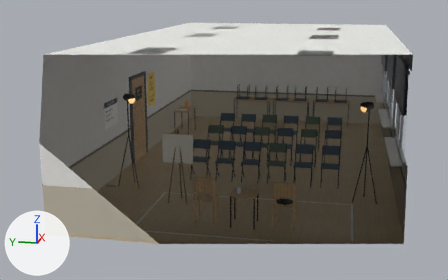
The glTF model assets/models/env/second_ai/boya_203.glb as it was, and as the next commit left it.
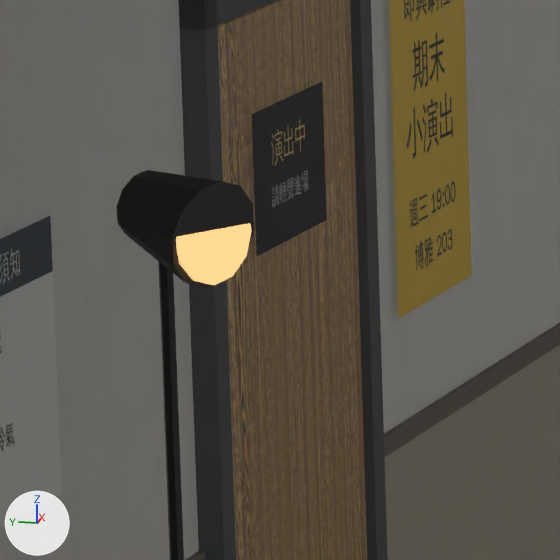
The first picture shows the older version from a 50 mm camera at (-15.22, -2.09, 4.35) aimed at (-0.41, 0.87, 0.65). The close-ups show the older and then the newer version on the part from 25% to 36% of the width and 28% to 46% of the height of that picture. Only the edits that show in the close-ups are written down. Arrows for +X, +Y and +Z are at lower left; the lights stay in place. Everything nearer to the camera than a plane just in front of the edit is cut away. Where no turn or scale is listed for an object, it has been applied to the vertices. Vertices at exactly the same position are counted once.

The first close-up shows 'WALL_N_door', 'WALL_N_print', 'WALL_N_trim', 'WALL_N_wain', 'WALL_N_wall', 'boya_203_metal', 'boya_203_props', 'boya_203_warm'.
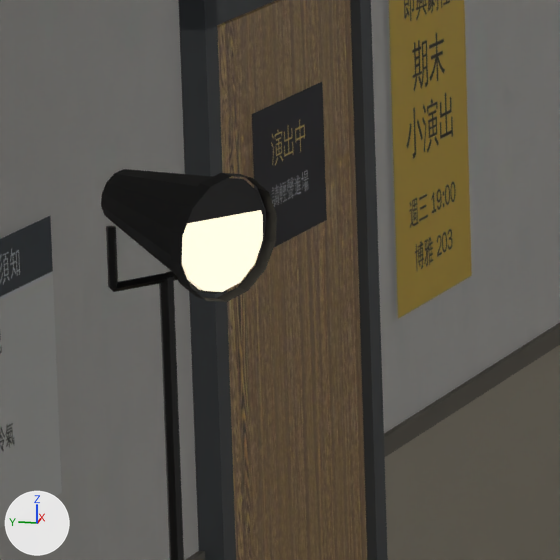
What differs and where, as boxes (x1, y1, x2, y2) in the close-ups (560 x 560 px):
'boya_203_props', reshaped: before (116, 170, 254, 288); after (101, 169, 277, 302)
'boya_203_warm', reshaped, recoloured: before (176, 223, 252, 285); after (182, 210, 263, 292)
'boya_203_metal', reshaped: before (158, 261, 184, 560); after (106, 226, 184, 560)
part 2 of me_boya_203_metal, added (mostly hidden): after (166, 271, 178, 280)
part 3 of me_boya_203_metal, added: after (110, 273, 169, 292)
part 4 of me_boya_203_metal, added: after (106, 226, 118, 288)
part 5 of me_boya_203_props, rebuilt (19% wider): before (116, 170, 254, 288); after (101, 169, 265, 294)
part 6 of me_boya_203_props, added: after (171, 173, 277, 302)

The change, as a diff of the scene's bpy script:
```diff
--- a/assets/models/env/second_ai/boya_203.glb.py
+++ b/assets/models/env/second_ai/boya_203.glb.py
@@ me_boya_203_metal @@
-me_boya_203_metal.from_pydata(...)  # 1348 vertices, 2200 faces; spans x -4.53..5.32, y -2.8..2.97, z -0.01..2.02
+me_boya_203_metal.from_pydata(...)  # 1428 vertices, 2328 faces; spans x -4.53..5.32, y -2.82..2.97, z -0.01..2.02
+# me_boya_203_metal part 2: the loose piece of 10 vertices spanning x -2.65..-2.49, y 2.35..2.61, z 0.0..1.2 is copied, and the copy is multiplied about its middle by the matrix ((0.035, 0.065, 0.087), (0.039, 0.077, -0.074), (-0.101, 0.052, 0.001)), then moved by (0.13, 0.09, 1.3); it spans x -2.5..-2.37, y 2.53..2.61, z 1.89..1.91
+# me_boya_203_metal part 3: the loose piece of 10 vertices spanning x -2.65..-2.49, y -2.56..-2.3, z 0.0..1.2 is copied, and the copy is multiplied about its middle by the matrix ((0.013, 0.066, -0.092), (0.053, 0.078, 0.063), (0.1, -0.05, -0.022)), then moved by (0.01, 5.06, 1.3); it spans x -2.63..-2.5, y 2.59..2.67, z 1.89..1.91
+# me_boya_203_metal part 4: a new loose piece, a 5-sided cylinder along z spanning x -2.634..-2.615, y 2.656..2.674, z 1.9..2.02, in mat_boya_203_vcmetal
+# other edits to the shape of me_boya_203_metal do not show in these pictures
 me_boya_203_metal.materials.append(mat_boya_203_vcmetal)
@@ me_boya_203_props @@
-me_boya_203_props.from_pydata(...)  # 2662 vertices, 5080 faces; spans x -5.03..5.24, y -2.64..2.78, z 0.0..3.2
+me_boya_203_props.from_pydata(...)  # 2726 vertices, 5152 faces; spans x -5.03..5.24, y -2.68..2.78, z 0.0..3.2
+# me_boya_203_props part 5: the loose piece of 24 vertices spanning x -2.66..-2.41, y 2.42..2.69, z 1.89..2.11 is rebuilt with 28 vertices and now spans x -2.68..-2.4, y 2.4..2.73, z 1.88..2.12
+# me_boya_203_props part 6: a new loose piece of 28 vertices spanning x -2.7..-2.46, y 2.37..2.52, z 1.87..2.13, in mat_boya_203_vc
+# other edits to the shape of me_boya_203_props do not show in these pictures
 me_boya_203_props.materials.append(mat_boya_203_vc)
@@ me_boya_203_warm @@
-me_boya_203_warm.from_pydata(...)  # 48 vertices, 88 faces; spans x -2.66..-2.47, y -2.49..2.53, z 1.9..2.1
-me_boya_203_warm.materials.append(mat_glow_l118_warm)  # beige #ffe7c2, glowing orange #ffc77a
+me_boya_203_warm.from_pydata(...)  # 56 vertices, 104 faces; spans x -2.68..-2.47, y -2.49..2.52, z 1.89..2.11
+# me_boya_203_warm part 1: the loose piece of 24 vertices spanning x -2.65..-2.47, y 2.43..2.53, z 1.9..2.1 is rebuilt with 28 vertices and now spans x -2.67..-2.47, y 2.4..2.52, z 1.89..2.11, in mat_glow_boya_203_lamp (white #fff8ea, glowing beige #fff2d2)
+# other edits to the shape of me_boya_203_warm do not show in these pictures
+me_boya_203_warm.materials.append(mat_glow_boya_203_lamp)  # white #fff8ea, glowing beige #fff2d2
```
